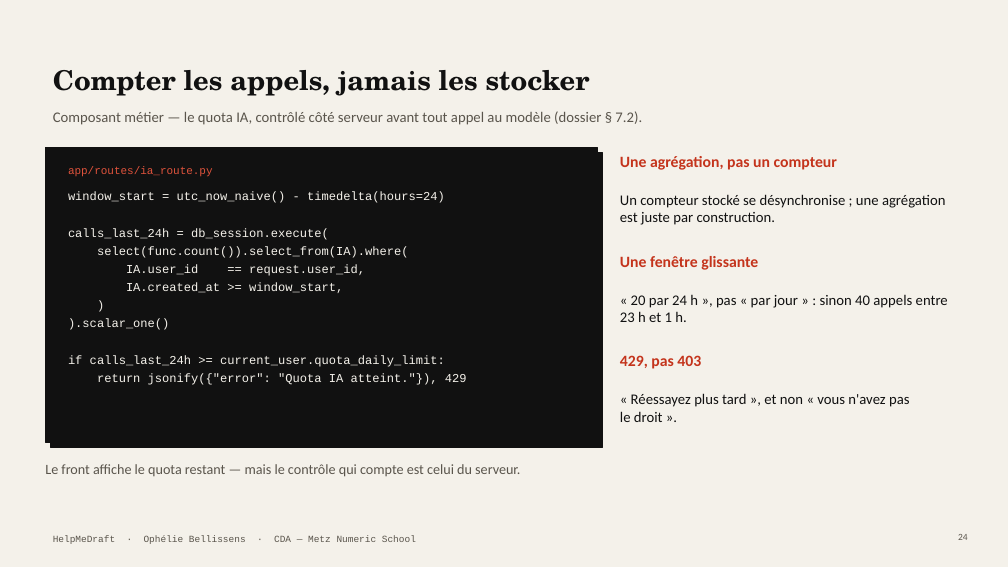
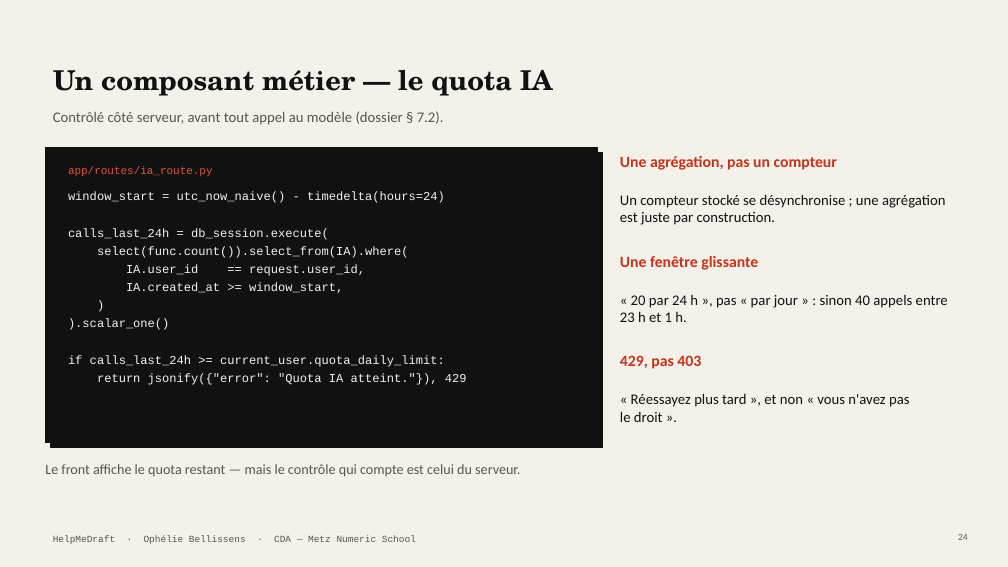
Before and after one commit to Equinoxya/HelpMeDraft---projet-fil-rouge, a slide deck: slide 24 of docs/Soutenance-HelpMeDraft.pptx. Drawn at 1008x567 pixels with LibreOffice and Linux fonts; fonts in the diff are those of the drawing. Boxes give left, top, right and bottom in pixels: in the first picture for what was removed or moved away, otherwise in the second. Text is boxed around its words. In the diff, an @@ line names an element or a change of style, - is before the commit and + after.

```diff
--- a/docs/Soutenance-HelpMeDraft.pptx
+++ b/docs/Soutenance-HelpMeDraft.pptx
@@ title at box(53, 70, 553, 96): text changed @@
-Compter les appels, jamais les stocker
+Un composant métier — le quota IA
@@ text at box(53, 111, 444, 125): text changed @@
-Composant métier — le quota IA, contrôlé côté serveur avant tout appel au modèle (dossier § 7.2).
+Contrôlé côté serveur, avant tout appel au modèle (dossier § 7.2).
```
Also in this commit, not shown: 19 other slides changed, 3 other files.
